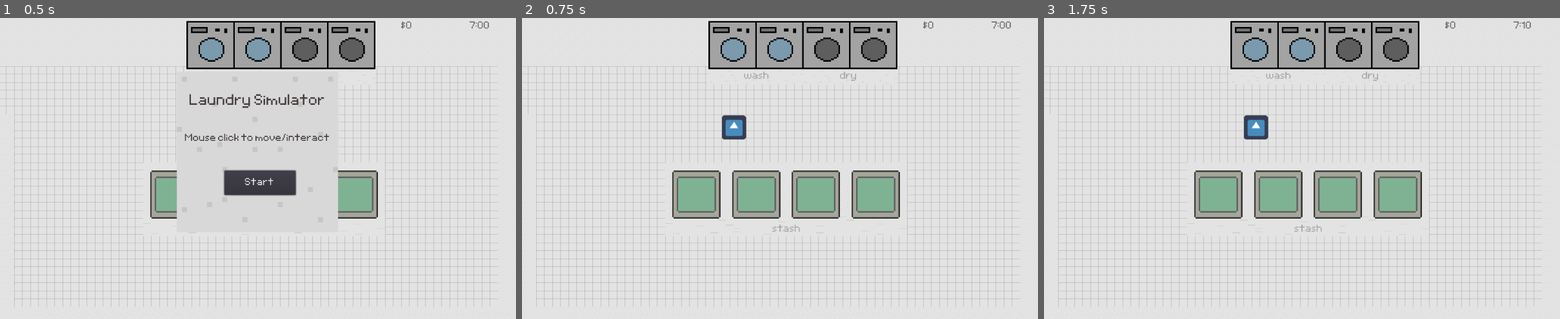
Above: before the commit, frames 1-3 (left to right).
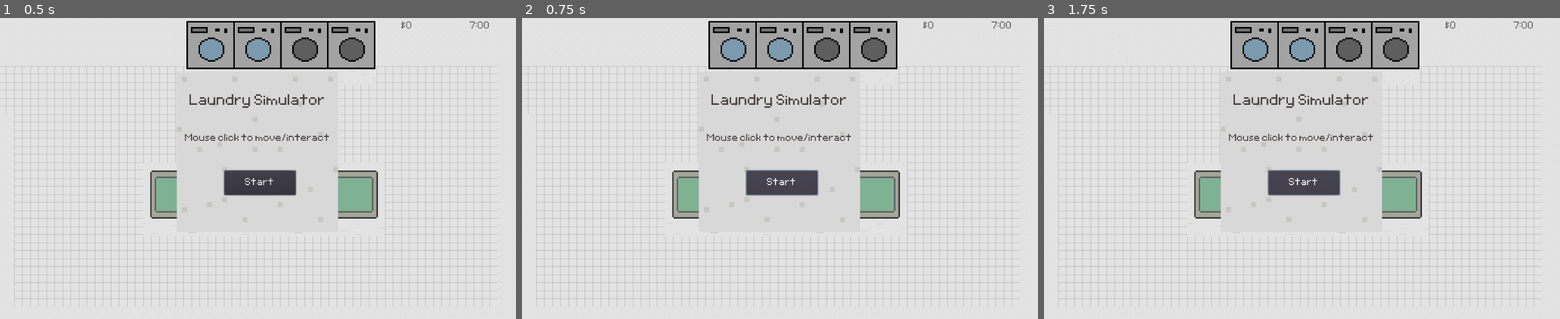
Above: after the commit, the same moments.

Repository: 924036076/laundry_simulator
Game: Godot game, scene res://levels/base_level/Laundry Scene.tscn
The game is run twice, just before and just after one commit, with the same random seed, the same clock (stepped at 60 frames per second) and the same inputs. The engine's default icon, where the game draws it, is replaced by a stand-in: a white triangle on a blue panel in a dark square.
Inputs (mouse positions are in pixels of both pictures, inside the frame that each line leads up to):
- Up to frame 1 (0.5 s): no input
- Up to frame 2 (0.75 s): click "Start" at 0.5 s
- Up to frame 3 (1.75 s): click (1302, 183) at 1.25 s, where only the run after the commit has a clickable "Start"

Frame 1 is identical in both runs. In frame 2, 5.4% of the frame differs, in the area x 34-66%, y 17-71%; in frame 3, 5.4%, in the area x 34-95%, y 1-71%.
Error in both runs: Trying to assign value of type 'KinematicBody2D' to a variable of type 'Sprite'. (res://levels/base_level/Laundry)

Commit message:
added basic sound effects

Diff:
--- a/characters/base_character/base_character.gd
+++ b/characters/base_character/base_character.gd
@@ -8,7 +8,7 @@
 
 var navNode
 var path : = PoolVector2Array()
-var speed : = 150
+var speed : = 175
 export(NodePath) var navNodePath
 signal end_of_path
 
--- a/characters/expressions/Expression.gd
+++ b/characters/expressions/Expression.gd
@@ -1,4 +1,18 @@
 extends AnimatedSprite
+var happy_cutoff : float = 0.9
+var mad_cutoff : float = 0.25
 
 func _on_animation_finished():
 	queue_free()
+
+func set_and_play(happiness_pct : float):
+	# Happiness percent between 0 and 1 affects what is played
+	if happiness_pct >= happy_cutoff:
+		play("happy")
+		$HappySoundPlayer.play()
+	elif happiness_pct < mad_cutoff:
+		play("mad")
+		$MadSoundPlayer.play()
+	else:
+		play("twitchy")
+		$MehSoundPlayer.play()
--- a/characters/expressions/Expression.tscn
+++ b/characters/expressions/Expression.tscn
@@ -1,65 +1,78 @@
-[gd_scene load_steps=19 format=2]
+[gd_scene load_steps=22 format=2]
 
 [ext_resource path="res://characters/expressions/happy.png" type="Texture" id=1]
 [ext_resource path="res://characters/expressions/angry_face.png" type="Texture" id=2]
 [ext_resource path="res://characters/expressions/Expression.gd" type="Script" id=3]
 [ext_resource path="res://characters/expressions/twitchy_face_v2.png" type="Texture" id=4]
+[ext_resource path="res://characters/expressions/customer_mad.wav" type="AudioStream" id=5]
+[ext_resource path="res://characters/expressions/customer_meh.wav" type="AudioStream" id=6]
+[ext_resource path="res://characters/expressions/customer_happy.wav" type="AudioStream" id=7]
 
-[sub_resource type="AtlasTexture" id=14]
+[sub_resource type="AtlasTexture" id=1]
+atlas = ExtResource( 4 )
+region = Rect2( 64, 0, 32, 32 )
+
+[sub_resource type="AtlasTexture" id=2]
+atlas = ExtResource( 4 )
+region = Rect2( 0, 32, 32, 32 )
+
+[sub_resource type="AtlasTexture" id=3]
+atlas = ExtResource( 4 )
+region = Rect2( 32, 32, 32, 32 )
+
+[sub_resource type="AtlasTexture" id=4]
+atlas = ExtResource( 4 )
+region = Rect2( 64, 32, 32, 32 )
+
+[sub_resource type="AtlasTexture" id=5]
+atlas = ExtResource( 4 )
+region = Rect2( 0, 64, 32, 32 )
+
+[sub_resource type="AtlasTexture" id=6]
+atlas = ExtResource( 1 )
+region = Rect2( 0, 0, 32, 32 )
+
+[sub_resource type="AtlasTexture" id=7]
+atlas = ExtResource( 1 )
+region = Rect2( 32, 0, 32, 32 )
+
+[sub_resource type="AtlasTexture" id=8]
+atlas = ExtResource( 1 )
+region = Rect2( 0, 32, 32, 32 )
+
+[sub_resource type="AtlasTexture" id=9]
+atlas = ExtResource( 1 )
+region = Rect2( 32, 32, 32, 32 )
+
+[sub_resource type="AtlasTexture" id=10]
 atlas = ExtResource( 2 )
 region = Rect2( 0, 0, 32, 32 )
 
-[sub_resource type="AtlasTexture" id=15]
+[sub_resource type="AtlasTexture" id=11]
 atlas = ExtResource( 2 )
 region = Rect2( 32, 0, 32, 32 )
 
-[sub_resource type="AtlasTexture" id=16]
+[sub_resource type="AtlasTexture" id=12]
 atlas = ExtResource( 2 )
 region = Rect2( 0, 32, 32, 32 )
 
-[sub_resource type="AtlasTexture" id=17]
+[sub_resource type="AtlasTexture" id=13]
 atlas = ExtResource( 2 )
 region = Rect2( 32, 32, 32, 32 )
 
-[sub_resource type="AtlasTexture" id=2]
-atlas = ExtResource( 1 )
-region = Rect2( 0, 0, 32, 32 )
-
-[sub_resource type="AtlasTexture" id=3]
-atlas = ExtResource( 1 )
-region = Rect2( 32, 0, 32, 32 )
-
-[sub_resource type="AtlasTexture" id=4]
-atlas = ExtResource( 1 )
-region = Rect2( 0, 32, 32, 32 )
-
-[sub_resource type="AtlasTexture" id=5]
-atlas = ExtResource( 1 )
-region = Rect2( 32, 32, 32, 32 )
-
-[sub_resource type="AtlasTexture" id=8]
-atlas = ExtResource( 4 )
-region = Rect2( 64, 0, 32, 32 )
-
-[sub_resource type="AtlasTexture" id=9]
-atlas = ExtResource( 4 )
-region = Rect2( 0, 32, 32, 32 )
-
-[sub_resource type="AtlasTexture" id=10]
-atlas = ExtResource( 4 )
-region = Rect2( 32, 32, 32, 32 )
-
-[sub_resource type="AtlasTexture" id=11]
-atlas = ExtResource( 4 )
-region = Rect2( 64, 32, 32, 32 )
-
-[sub_resource type="AtlasTexture" id=12]
-atlas = ExtResource( 4 )
-region = Rect2( 0, 64, 32, 32 )
-
-[sub_resource type="SpriteFrames" id=13]
+[sub_resource type="SpriteFrames" id=14]
 animations = [ {
-"frames": [ SubResource( 14 ), SubResource( 14 ), SubResource( 15 ), SubResource( 16 ), SubResource( 17 ), SubResource( 17 ) ],
+"frames": [ SubResource( 1 ), SubResource( 2 ), SubResource( 3 ), SubResource( 4 ), SubResource( 5 ), SubResource( 1 ), SubResource( 1 ) ],
+"loop": true,
+"name": "twitchy",
+"speed": 5.0
+}, {
+"frames": [ SubResource( 6 ), SubResource( 7 ), SubResource( 8 ), SubResource( 9 ), SubResource( 9 ), SubResource( 9 ) ],
+"loop": true,
+"name": "happy",
+"speed": 5.0
+}, {
+"frames": [ SubResource( 10 ), SubResource( 10 ), SubResource( 11 ), SubResource( 12 ), SubResource( 13 ), SubResource( 13 ) ],
 "loop": true,
 "name": "mad",
 "speed": 5.0
@@ -68,22 +81,22 @@
 "loop": false,
 "name": "New Anim",
 "speed": 5.0
-}, {
-"frames": [ SubResource( 2 ), SubResource( 3 ), SubResource( 4 ), SubResource( 5 ), SubResource( 5 ), SubResource( 5 ) ],
-"loop": true,
-"name": "happy",
-"speed": 5.0
-}, {
-"frames": [ SubResource( 8 ), SubResource( 9 ), SubResource( 10 ), SubResource( 11 ), SubResource( 12 ), SubResource( 8 ), SubResource( 8 ) ],
-"loop": true,
-"name": "twitchy",
-"speed": 5.0
 } ]
 
 [node name="AnimatedSprite" type="AnimatedSprite"]
 scale = Vector2( 2, 2 )
-frames = SubResource( 13 )
+frames = SubResource( 14 )
 animation = "New Anim"
+frame = -1
 speed_scale = 1.75
 script = ExtResource( 3 )
+
+[node name="HappySoundPlayer" type="AudioStreamPlayer" parent="."]
+stream = ExtResource( 7 )
+
+[node name="MehSoundPlayer" type="AudioStreamPlayer" parent="."]
+stream = ExtResource( 6 )
+
+[node name="MadSoundPlayer" type="AudioStreamPlayer" parent="."]
+stream = ExtResource( 5 )
 [connection signal="animation_finished" from="." to="." method="_on_animation_finished"]
--- a/characters/player/player.gd
+++ b/characters/player/player.gd
@@ -4,6 +4,7 @@
 
 func interact(body, objct_laundry_bool):
 	print("time to make some decisions")
+	$TransferSoundPlayer.play()
 	if !laundry and objct_laundry_bool:
 		print("mine now!")
 		laundry = body.unload_laundry()
@@ -17,7 +18,6 @@
 	target_objct.set_target(false)
 	target_objct = null
 	set_target_location(global_position) #stop moving once interact
-
 
 func set_targetobjct(body : Area2D):
 	if target_objct:
@@ -51,4 +51,5 @@
 		laundry.queue_free()
 		laundry = null
 	if target_objct:
+		target_objct.set_target(false)
 		target_objct = null
--- a/characters/player/player.tscn
+++ b/characters/player/player.tscn
@@ -1,7 +1,12 @@
-[gd_scene load_steps=3 format=2]
+[gd_scene load_steps=4 format=2]
 
 [ext_resource path="res://characters/base_character/base_character.tscn" type="PackedScene" id=1]
 [ext_resource path="res://characters/player/player.gd" type="Script" id=2]
+[ext_resource path="res://characters/player/transfer.wav" type="AudioStream" id=3]
 
 [node name="Player" instance=ExtResource( 1 )]
 script = ExtResource( 2 )
+
+[node name="TransferSoundPlayer" type="AudioStreamPlayer" parent="." index="3"]
+stream = ExtResource( 3 )
+volume_db = -11.342
--- a/characters/test customer/customer.gd
+++ b/characters/test customer/customer.gd
@@ -10,8 +10,7 @@
 var expression_offset = Vector2(0, -52)
 var score : float = 0
 var cleanliness_pct : float = 0
-var happy_cutoff : float = 0.9
-var mad_cutoff : float = 0.25
+var FURIOUS : float = 0.0
 
 signal leaving
 signal score
@@ -87,21 +86,15 @@
 	label.position = money_label_offset
 	label.display("$" + str(round(score)), percent)
 
-func emote(percentage):
-	# May handle more than one emotion in future
+func emote(happiness_pct: float):
 	var expression = preload("res://characters/expressions/Expression.tscn").instance()
 	expression.position = expression_offset
 	add_child(expression)
-	if percentage >= happy_cutoff:
-		expression.play("happy")
-	elif percentage < mad_cutoff:
-		expression.play("mad")
-	else:
-		expression.play("twitchy")
+	expression.set_and_play(happiness_pct)
 	return expression
 
 func storm_off():
-	var expression = emote(0.0)
+	var expression = emote(FURIOUS)
 	yield(expression, "animation_finished")
 	leave_store()
 
--- a/levels/base_level/Laundry Scene.gd
+++ b/levels/base_level/Laundry Scene.gd
@@ -35,6 +35,8 @@
 	player.set_target_location(event.global_position)
 
 func _on_HUD_new_game():
+	player.reset()
+	player.enable(true)
 	$HUD.hide_overlay()
 	$Spawner.reset()
 	$Spawner.start()
@@ -42,8 +44,6 @@
 	$Clock.reset()
 	$Clock.start()
 	refresh_interactables()
-	player.reset()
-	player.enable(true)
 
 func refresh_interactables():
 	print("REFRESHING")
--- a/levels/base_level/Laundry Scene.tscn
+++ b/levels/base_level/Laundry Scene.tscn
@@ -244,6 +244,9 @@
 custom_fonts/font = ExtResource( 11 )
 custom_colors/font_color = Color( 0.419608, 0.407843, 0.407843, 1 )
 text = "13:50"
+__meta__ = {
+"_edit_use_anchors_": false
+}
 
 [node name="HUD" type="CanvasLayer" parent="."]
 script = ExtResource( 13 )
Not shown, added: characters/expressions/customer_happy.wav.import
Not shown, added: characters/expressions/customer_mad.wav.import
Not shown, added: characters/expressions/customer_meh.wav.import
Not shown, added: characters/expressions/twitchy_face_v2.png.import
Not shown, added: characters/player/transfer.wav.import
Not shown, added: characters/player/unallowed_action.wav.import
Not shown, added: characters/expressions/customer_happy.wav
Not shown, added: characters/expressions/customer_mad.wav
Not shown, added: characters/expressions/customer_meh.wav
Not shown, added: characters/player/transfer.wav
Not shown, added: characters/player/unallowed_action.wav
